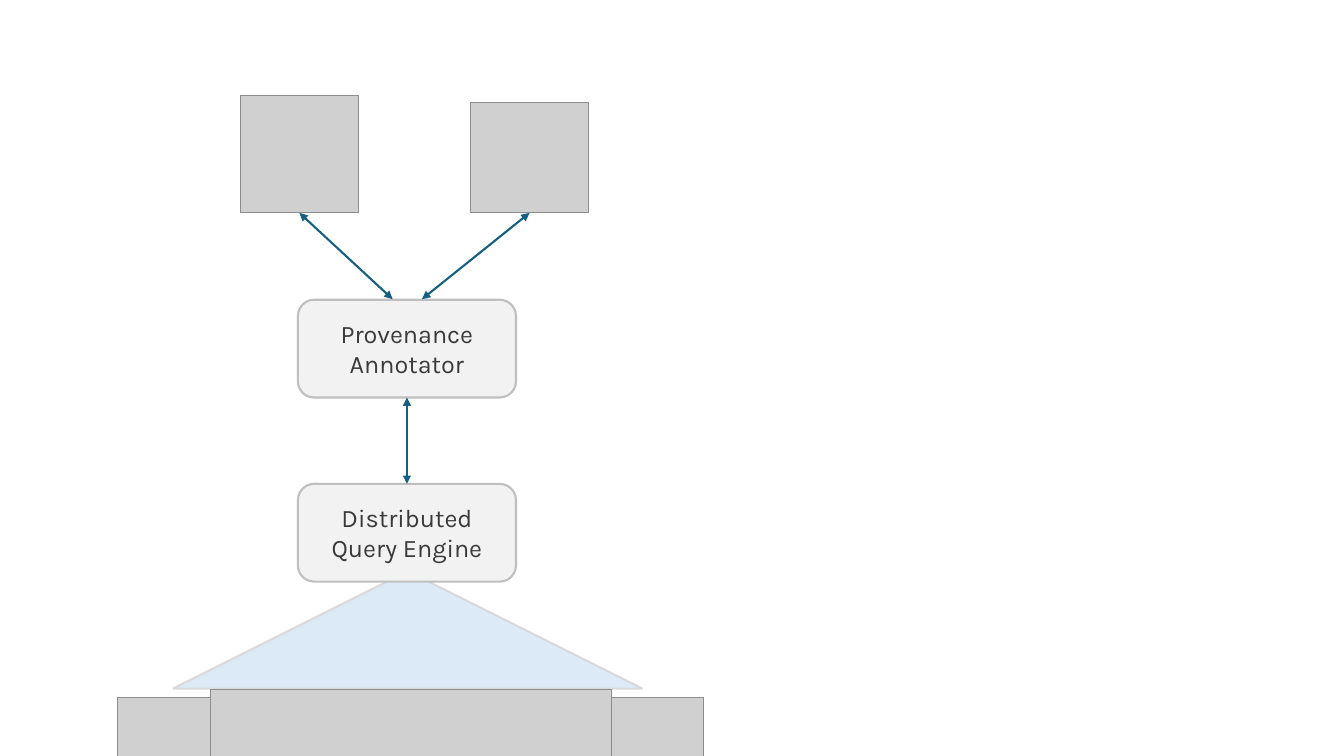
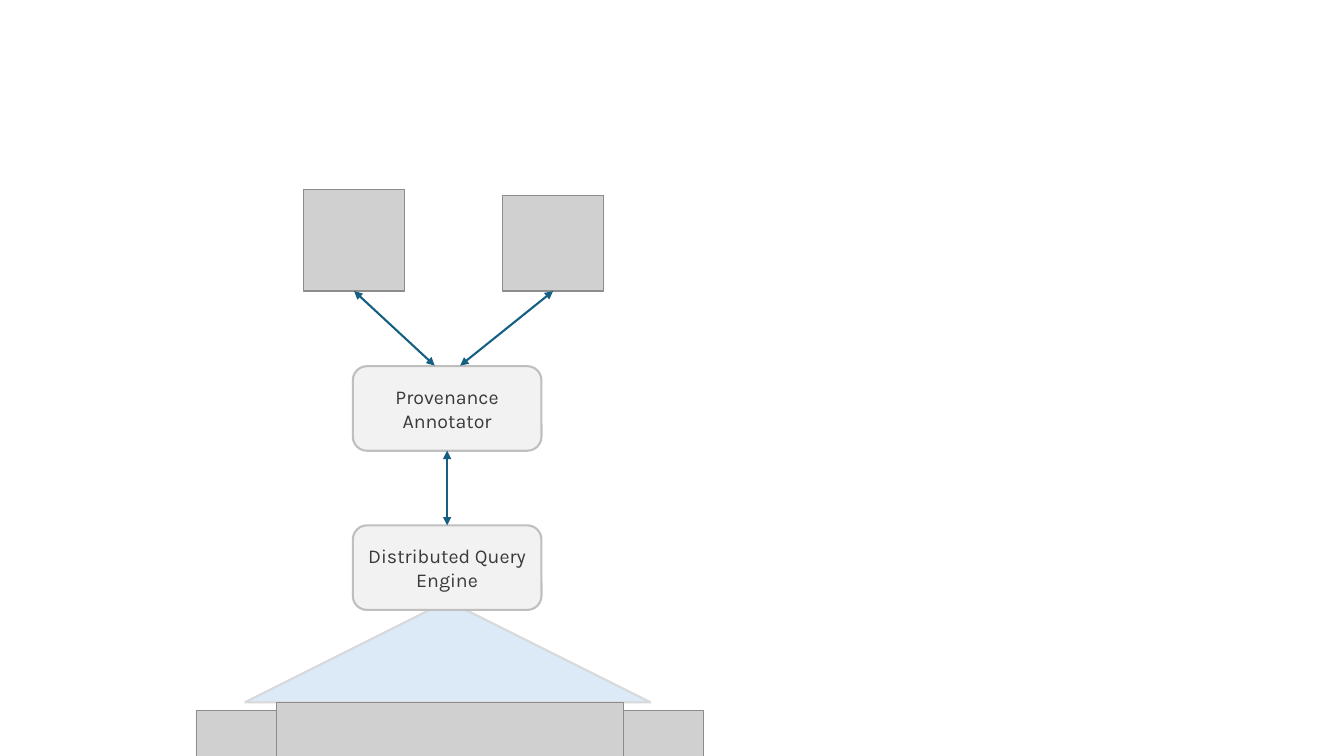
Before and after one commit to josemoreiraUA/DataProvenance_VISxAI, a slide deck: slide 4 of images/images.pptx. Drawn at 1344x756 pixels with LibreOffice and Linux fonts; fonts in the diff are those of the drawing; grey boxes stand for pictures. Boxes give left, top, right and bottom in pixels: in the first picture for what was removed or moved away, otherwise in the second. Text is boxed around its words. In the diff, an @@ line names an element or a change of style, - is before the commit and + after.

```diff
--- a/images/images.pptx
+++ b/images/images.pptx
@@ picture: place and size @@
-picture at box(241, 96, 358, 213)
+picture at box(303, 190, 405, 291)
@@ picture: place and size @@
-picture at box(471, 103, 588, 214)
+picture at box(502, 196, 604, 291)
@@ double arrow moved from (299, 213) - (393, 299) to (354, 291) - (435, 366) @@
@@ double arrow moved from (529, 213) - (422, 299) to (554, 291) - (460, 366) @@
@@ rounded rectangle "Provenance Annotator" at box(353, 366, 541, 451): size 18 to 14 pt @@
@@ rounded rectangle "Provenance Annotator": place and size @@
-rounded rectangle "Provenance Annotator" at box(298, 299, 516, 397)
+rounded rectangle "Provenance Annotator" at box(353, 366, 541, 451)
@@ double arrow moved from (407, 397) - (407, 484) to (448, 451) - (448, 525) @@
@@ rounded rectangle "Distributed Query Engine": place and size @@
-rounded rectangle "Distributed Query Engine" at box(298, 484, 516, 582)
+rounded rectangle "Distributed Query Engine" at box(353, 525, 541, 610)
@@ rounded rectangle "Distributed Query Engine" at box(353, 525, 541, 610): size 18 to 14 pt @@
@@ trapezoid: place and size @@
-trapezoid at box(173, 572, 643, 689)
+trapezoid at box(245, 601, 651, 703)
@@ picture: place and size @@
-picture at box(118, 698, 211, 756)
+picture at box(197, 711, 276, 756)
@@ picture: place and size @@
-picture at box(210, 690, 611, 756)
+picture at box(277, 703, 624, 756)
@@ picture: place and size @@
-picture at box(611, 698, 704, 756)
+picture at box(624, 711, 704, 756)
```
Also in this commit, not shown: 19 other files.
